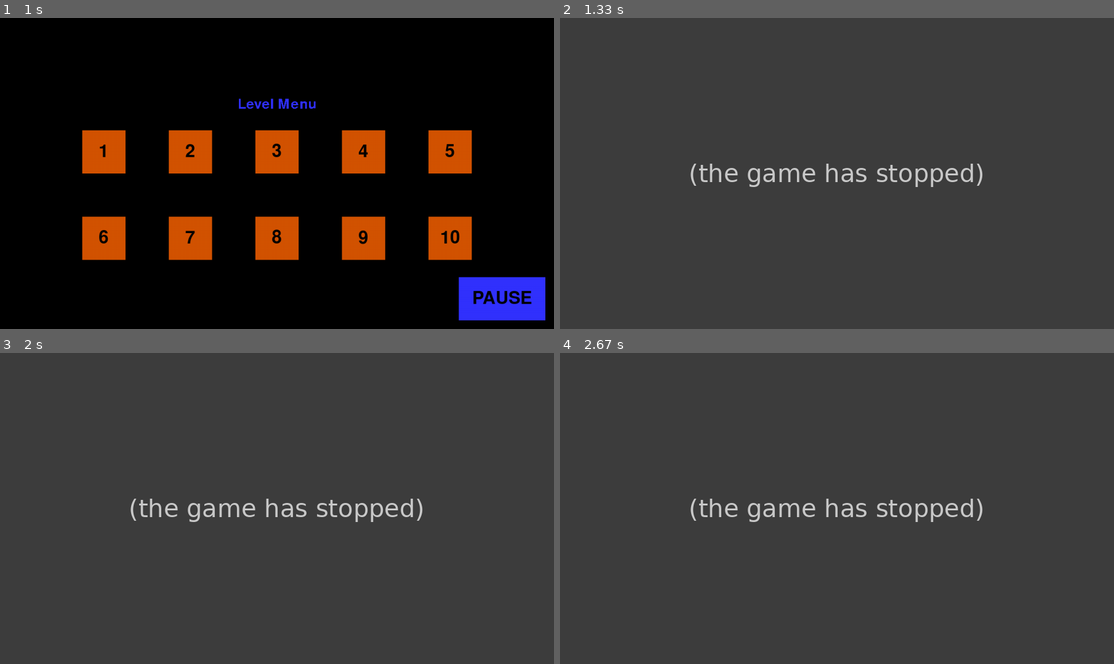
Above: before the commit, frames 1-4 (two rows, left to right).
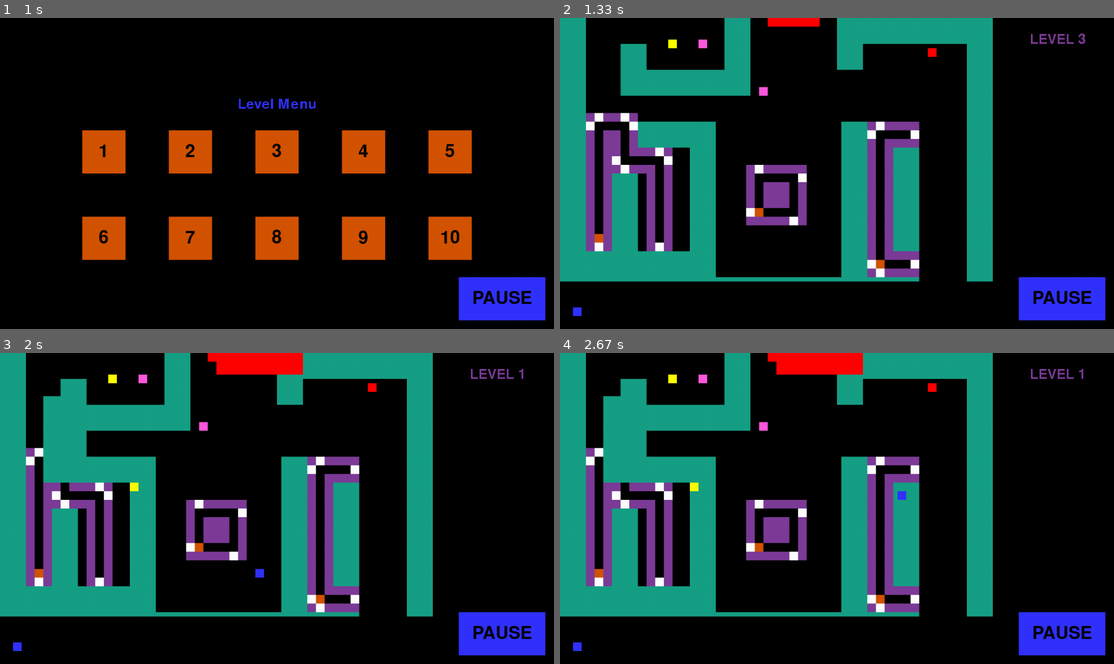
Above: after the commit, the same moments.

Repository: KUP9752/Kagan-Project
Game: pygame game, started from Project.py
Two runs of this game, one before a commit and one after it. Both use one fixed random seed, a clock stepped at 60 frames per second and the inputs below.
Inputs (mouse positions are in pixels of both pictures, inside the frame that each line leads up to):
- Up to frame 1 (1 s): click "PAUSE" at 0.38 s; click "LEVELS" at 0.88 s
- Up to frame 2 (1.33 s): click "3" at 1.22 s
- Up to frame 3 (2 s): click (105, 486) at 1.55 s; hold D from 1.83 s (still down)
- Up to frame 4 (2.67 s): release D at 2.3 s; hold W 2.33-2.63 s

Frame 1 is identical in both runs. In frame 2, 100% of the frame differs, in the area x 0-100%, y 0-100%; in frame 3, 100%; in frame 4, 100%.
Error before the commit: ValueError: size needs to be (number width, number height) (Project.py line 163); the game stopped at 1.22 s (later frames are placeholders)

Commit message:
key collection logic is completed, level 3 works properlu
There is still no logic for any sprite collision for every sprite

Diff:
--- a/Project.py
+++ b/Project.py
@@ -46,6 +46,7 @@
 class Player(pygame.sprite.Sprite):
     def __init__(self,colour,x,y):
         super().__init__()
+        self.keycollected =False
         self.speed =10
         self.direction_x =0
         self.direction_y =0
@@ -61,6 +62,9 @@
 
     def set_direction_y(self,value):
         self.direction_y = value
+
+    def get_key_state(self):
+        return self.keycollected
 
     def update(self):
         #------Level border collision logic
@@ -84,6 +88,7 @@
         for elem in key_hit_group:
             for item in exit_group:
                 item.state_change(1)
+                self.key_collected = True
         # -> additional logic of collection indicator in the info menu can be added
 
 
@@ -136,20 +141,25 @@
         self.facing = facing
         self.direction_y = 0
         self.direction_x = 0
+        self.colour = PURPLE    #purple is the original colour the blocks with rotation have white colour
         if self.facing ==91:        #UP
             self.direction_y =-1
+            self.colour = WHITE
         elif self.facing ==92:      #DOWN
             self.direction_y = 1
+            self.colour = WHITE
         elif self.facing == 93:     #RIGHT
             self.direction_x = 1
+            self.colour = WHITE
         elif self.facing == 94:     #LEFT
             self.direction_x = -1
-
-        self.colour = PURPLE
+            self.colour = WHITE
+
         self.width = 20
         self.height = 20
-        pygame.image = pygame.Surface([self.width,self.height])
+        self.image = pygame.Surface([self.width,self.height])
         self.image.fill(self.colour)
+        self.rect = self.image.get_rect()
         self.rect.x = x
         self.rect.y = y
 
@@ -157,7 +167,7 @@
 class Obstacle(pygame.sprite.Sprite):
     def __init__(self, x, y, w, h):
         super().__init__()
-        self.colour = GREEN
+        self.colour = AQUA
         self.width = w
         self.height = h
         self.image = pygame.Surface([self.width,self.height])
@@ -181,7 +191,7 @@
 
 
 class Exit(pygame.sprite.Sprite):
-    def __inti__(self,x, y, w, h):
+    def __init__(self,x, y, w, h):
         super().__init__()
         self.colour = RED
         self.width = w
@@ -191,10 +201,17 @@
         self.rect = self.image.get_rect()
         self.rect.x = x
         self.rect.y = y
-        self.state = 0      #exit closed by default
+        self.state = 0    #exit closed by default
+
+    def get_state(self):
+        return self.state
+
+    def change_colour(self,colour):
+        self.colour = colour
+        self.image.fill(self.colour)
 
     def state_change(self,state):
-        self.state = state
+        self.state = 1
         #state = 0 -> exit is closed
         #state = 1 -> exit is open
 
@@ -291,7 +308,7 @@
 
             if layout[y][x] == 1:
                 #places obstacle (followed +2 with width and height)
-                create_obstacle(x*10,y*10,layout[y][x+1],layout[x+2])
+                create_obstacle(x*10,y*10,int(layout[y][x+1]),int(layout[y][x+2]))
 
             elif layout[y][x] == 2:
                 #player spawn
@@ -299,7 +316,7 @@
 
             elif layout[y][x] == 3:
                 #places exit (+2 for w and h)
-                create_exit(x*10,y*10,layout[y][x+1],layout[y][x+2])
+                create_exit(x*10,y*10,int(layout[y][x+1]),int(layout[y][x+2]))
 
             elif layout[y][x] == 4:
                 #places key
@@ -310,24 +327,27 @@
 
             elif layout[y][x] == 6:           #--- *1 = up, *2 = down, *3= right, *4 = left ---#
                 #enemy type 1 (followed by +1 orientation)
-                create_enemy(x*10,y*10,1, layout[y][x+1])
+
+                create_enemy(x*10,y*10,1, int(layout[y][x+1]))
 
             elif layout[y][x] == 7:
                 #enemy type 2 (followed by +1 orientation)
-                create_enemy(x*10,y*10,2,layout[y][x+1])
+                create_enemy(x*10,y*10,2,int(layout[y][x+1]))
 
             elif layout[y][x] == 8:
                 #enemy type 3 (+1 orientation)
-                create_enemy(x*10,y*10,3,layout[y][x+1])
+                create_enemy(x*10,y*10,3,int(layout[y][x+1]))
 
             elif layout[y][x] == 9 :
                 #enemy obstacle (+1 rotation)
-                create_enemyobstacle(x*10,y*10,layout[y][x+1])
+                create_enemyobstacle(x*10,y*10,int(layout[y][x+1]))
 
 
 ###----------------------- Sprite Creation -----------------------------###
 def create_player(x,y):
     global player
+    global player_group
+    global all_sprites_group
     player_group.empty()    # -- there can only be 1 player at one time!
     player = Player(BLUE,x,y)
     player_group.add(player)
@@ -341,9 +361,9 @@
 
 def create_exit(x,y,w,h):
     global exit_
-    exit_ = Exit(x,y,w,h)
-    exit_group.add(exit_)
-    all_sprites_group.add(exit_)
+    exitblock = Exit(x,y,w,h)
+    exit_group.add(exitblock)
+    all_sprites_group.add(exitblock)
 
 def create_key(x,y):
     global key
@@ -366,7 +386,7 @@
 
 
 
-###------------------------------------Level Creation---------------------------------###
+###--------------------------------------------Text Creation----------------------------------###
 def leveltext_creator(num):
     global leveltext
     global leveltextRect
@@ -386,9 +406,24 @@
     leveltitleRect.center = (640,200)
     return screen.blit(leveltitle,leveltitleRect)
 
+def key_col_text():
+    global keytext
+    global keytextRect
+    keytext = font.render('Key Collected',False, YELLOW)
+    keytextRect = keytext.get_rect()
+    keytextRect.center = (1150,550)
+    return screen.blit(keytext, keytextRect)
+
+
+
+
+###------------------------------------Level Creation---------------------------------###
 def level_1(num):
     leveltext_creator(num)
     create_player(500,500)
+    create_obstacle(100, 100, 100, 200)
+    create_key(300,300)
+    create_exit(500,0,200,50)
 
 
 def level_2(num):
@@ -658,8 +693,13 @@
             for counter in range(0,10):
                 level_buttons[counter].draw(screen)
     elif level_running and not pause_menu:
+        #writes the level on the screen
         try:
             screen.blit(leveltext,leveltextRect)
+            for item in exit_group:
+                if item.get_state() == 1:
+                    key_col_text()
+                    item.change_colour(GREEN)
         except:
            NameError
         all_sprites_group.draw(screen)
@@ -679,6 +719,7 @@
 
 
 
+
     # -- flip display to reveal new position of objects
     pygame.display.flip()
 
--- a/levels/level3.json
+++ b/levels/level3.json
@@ -39,17 +39,17 @@
 [0,0,0,0,0,0,9,0,0,0,9,0,0,0,0,0,0,0,0,0,9,0,0,0,9,0,0,0,0,0,0,0,0,0,0,0,0,0,0,0,0,0,0,9,0,0,0,9,0,9,0,9,0,0,0,9,0,0,0,0,0,0,0,0,0,0,0,0,0,0,0,9,0,0,0,9,0,0,0,0,0,0,0,0,0,0,0,0,0,0,0,0,0,0,0,0,0,0,0,0],
 [0,0,0,0,0,0,0,0,0,0,0,0,0,0,0,0,0,0,0,0,0,0,0,0,0,0,0,0,0,0,0,0,0,0,0,0,0,0,0,0,0,0,0,0,0,0,0,0,0,0,0,0,0,0,0,0,0,0,0,0,0,0,0,0,0,0,0,0,0,0,0,0,0,0,0,0,0,0,0,0,0,0,0,0,0,0,0,0,0,0,0,0,0,0,0,0,0,0,0,0],
 [0,0,0,0,0,0,9,0,0,0,9,0,0,0,0,0,0,0,0,0,9,0,0,0,9,0,0,0,0,0,0,0,0,0,0,0,0,0,0,0,0,0,0,9,0,0,0,9,0,9,0,9,0,0,0,9,0,0,0, …(286 unchanged characters)…
-[0,0,0,0,0,0,9,0,0,0,9,0,1,60,120,0,0,0,0,0,9,0,0,0,9,0,0,0,0,0,0,0,0,0,0,0,0,0,0,0,0,0,0,9,0,0,0,9,0,9,0,9,0,0,0,9,0,1,60,120,0,0,0,0,0,0,0,0,0,0,0,9,0,0,0,9,0,0,0,0,0,0,0,0,0,0,0,0,0,0,0,0,0,0,0,0,0,0,0,0],
+[0,0,0,0,0,0,9,0,0,0,9,0,1,60,120,0,0,0,0,0,9,0,0,0,9,0,0,0,0,0,0,0,0,0,0,0,0,0,0,0,0,0,0,9,0,0,0,9,0,9,0,9,0,0,0,9,0,0,0,0,0,0,0,0,0,0,0,0,0,0,0,9,0,0,0,9,0,1,60,120,0,0,0,0,0,0,0,0,0,0,0,0,0,0,0,0,0,0,0,0],
 [0,0,0,0,0,0,0,0,0,0,0,0,0,0,0,0,0,0,0,0,0,0,0,0,0,0,0,0,0,0,0,0,0,0,0,0,0,0,0,0,0,0,0,0,0,0,0,0,0,0,0,0,0,0,0,0,0,0,0,0,0,0,0,0,0,0,0,0,0,0,0,0,0,0,0,0,0,0,0,0,0,0,0,0,0,0,0,0,0,0,0,0,0,0,0,0,0,0,0,0],
-[0,0,0,0,0,0,9,0,0,0,9,0,0,0,0,0,0,0,0,0,0,0,0,0,0,0,0,0,0,0,0,0,0,0,0,0,0,0,0,0,0,0,0,9,91,8,61,0,0,0,0,0,0,0,0,9,0,0,0,0,0,0,0,0,0,0,0,0,0,0,0,9,0,0,0,9,0,0,0,0,0,0,0,0,0,0,0,0,0,0,0,0,0,0,0,0,0,0,0,0],
+[0,0,0,0,0,0,9,0,0,0,9,0,0,0,0,0,0,0,0,0,9,0,0,0,9,0,0,0,0,0,0,0,0,0,0,0,0,0,0,0,0,0,0,9,91,8,61,0,0,0,0,0,0,0,0,9,0,0,0,0,0,0,0,0,0,0,0,0,0,0,0,9,0,0,0,9,0,0,0,0,0,0,0,0,0,0,0,0,0,0,0,0,0,0,0,0,0,0,0,0],
 [0,0,0,0,0,0,0,0,0,0,0,0,0,0,0,0,0,0,0,0,0,0,0,0,0,0,0,0,0,0,0,0,0,0,0,0,0,0,0,0,0,0,0,0,0,0,0,0,0,0,0,0,0,0,0,0,0,0,0,0,0,0,0,0,0,0,0,0,0,0,0,0,0,0,0,0,0,0,0,0,0,0,0,0,0,0,0,0,0,0,0,0,0,0,0,0,0,0,0,0],
-[0,0,0,0,0,0,9,0,0,0,9,0,0,0,0,0,0,0,0,0,0,0,0,0,0,0,0,0,0,0,0,0,0,0,0,0,0,0,0,0,0,0,0,9,0,9,0,9,0,9,0,9,0,9,94,9,0,0,0,0,0,0,0,0,0,0,0,0,0,0,0,9,0,0,0,9,0,0,0,0,0,0,0,0,0,0,0,0,0,0,0,0,0,0,0,0,0,0,0,0],
+[0,0,0,0,0,0,9,0,0,0,9,0,0,0,0,0,0,0,0,0,9,0,0,0,9,0,0,0,0,0,0,0,0,0,0,0,0,0,0,0,0,0,0,9,0,9,0,9,0,9,0,9,0,9,94,9,0,0,0,0,0,0,0,0,0,0,0,0,0,0,0,9,0,0,0,9,0,0,0,0,0,0,0,0,0,0,0,0,0,0,0,0,0,0,0,0,0,0,0,0],
 [0,0,0,0,0,0,0,0,0,0,0,0,0,0,0,0,0,0,0,0,0,0,0,0,0,0,0,0,0,0,0,0,0,0,0,0,0,0,0,0,0,0,0,0,0,0,0,0,0,0,0,0,0,0,0,0,0,0,0,0,0,0,0,0,0,0,0,0,0,0,0,0,0,0,0,0,0,0,0,0,0,0,0,0,0,0,0,0,0,0,0,0,0,0,0,0,0,0,0,0],
 [1,60,120,0,0,0,9,0,0,0,9,0,0,0,0,0,0,0,0,0,9,0,0,0,9,0,0,0,0,0,1,60,120,0,0,0,0,0,0,0,0,0,0,0,0,0,0,0,0,0,0,0,0,0,0,0,0,0,0,0,0,0,0,0,0,1,60,120,0,0,0,9,0,0,0,9,0,0,0,0,0,0,0,0,0,0,0,0,0,0,0,0,0,0,1,60,120,0,0,0],
 [0,0,0,0,0,0,0,0,0,0,0,0,0,0,0,0,0,0,0,0,0,0,0,0,0,0,0,0,0,0,0,0,0,0,0,0,0,0,0,0,0,0,0,0,0,0,0,0,0,0,0,0,0,0,0,0,0,0,0,0,0,0,0,0,0,0,0,0,0,0,0,0,0,0,0,0,0,0,0,0,0,0,0,0,0,0,0,0,0,0,0,0,0,0,0,0,0,0,0,0],
-[0,0,0,0,0,0,9,0,8,61,9,0,0,0,0,0,0,0,0,0,9,0,0,0,9,0,0,0,0,0,9,0,0,0,0,0,0,0,0,0,0,0,0,0,0,0,0,0,0,0,0,0,0,0,0,0,0,0,0,0,0,0,0,0,0,0,0,0,0,0,0,9,0,0,0,9,0,0,0,0,0,0,0,0,0,0,0,0,0,0,0,0,0,0,0,0,0,0,0,0],
+[0,0,0,0,0,0,9,0,8,61,9,0,0,0,0,0,0,0,0,0,9,0,0,0,9,0,0,0,0,0,0,0,0,0,0,0,0,0,0,0,0,0,0,0,0,0,0,0,0,0,0,0,0,0,0,0,0,0,0,0,0,0,0,0,0,0,0,0,0,0,0,9,0,0,0,9,0,0,0,0,0,0,0,0,0,0,0,0,0,0,0,0,0,0,0,0,0,0,0,0],
 [0,0,0,0,0,0,0,0,0,0,0,0,0,0,0,0,0,0,0,0,0,0,0,0,0,0,0,0,0,0,0,0,0,0,0,0,0,0,0,0,0,0,0,0,0,0,0,0,0,0,0,0,0,0,0,0,0,0,0,0,0,0,0,0,0,0,0,0,0,0,0,0,0,0,0,0,0,0,0,0,0,0,0,0,0,0,0,0,0,0,0,0,0,0,0,0,0,0,0,0],
-[0,0,0,0,0,0,9,0,9,91,9,0,0,0,0,0,0,0,0,0,9,0,9,91,9,0,0,0,0,0,9,0,0,0,0,0,0,0,0,0,0,0,0,0,0,0,0,0,0,0,0,0,0,0,0,0,0,0,0,0,0,0,0,0,0,0,0,0,0,0,0,9,0,0,0,9,0,0,0,0,0,0,0,0,0,0,0,0,0,0,0,0,0,0,0,0,0,0,0,0],
+[0,0,0,0,0,0,9,0,9,91,9,0,0,0,0,0,0,0,0,0,9,0,9,91,9,0,0,0,0,0,0,0,0,0,0,0,0,0,0,0,0,0,0,0,0,0,0,0,0,0,0,0,0,0,0,0,0,0,0,0,0,0,0,0,0,0,0,0,0,0,0,9,0,0,0,9,0,0,0,0,0,0,0,0,0,0,0,0,0,0,0,0,0,0,0,0,0,0,0,0],
 [0,0,0,0,0,0,0,0,0,0,0,0,0,0,0,0,0,0,0,0,0,0,0,0,0,0,0,0,0,0,0,0,0,0,0,0,0,0,0,0,0,0,0,0,0,0,0,0,0,0,0,0,0,0,0,0,0,0,0,0,0,0,0,0,0,0,0,0,0,0,0,0,0,0,0,0,0,0,0,0,0,0,0,0,0,0,0,0,0,0,0,0,0,0,0,0,0,0,0,0],
 [0,0,0,0,0,0,1,120,60,0,0,0,0,0,0,0,0,0,1,120,60,0,0,0,0,0,0,0,0,0,0,0,0,0,0,0,0,0,0,0,0,0,0,0,0,0,0,0,0,0,0,0,0,0,0,0,0,0,0,0,0,0,0,0,0,0,0,0,0,0,0,9,0,0,0,9,0,9,0,9,0,9,0,0,0,0,0,0,0,0,0,0,0,0,0,0,0,0,0,0],
 [0,0,0,0,0,0,0,0,0,0,0,0,0,0,0,0,0,0,0,0,0,0,0,0,0,0,0,0,0,0,0,0,0,0,0,0,0,0,0,0,0,0,0,0,0,0,0,0,0,0,0,0,0,0,0,0,0,0,0,0,0,0,0,0,0,0,0,0,0,0,0,0,0,0,0,0,0,0,0,0,0,0,0,0,0,0,0,0,0,0,0,0,0,0,0,0,0,0,0,0],
@@ -57,7 +57,7 @@
 [0,0,0,0,0,0,0,0,0,0,0,0,0,0,0,0,0,0,0,0,0,0,0,0,0,0,0,0,0,0,0,0,0,0,0,0,0,0,0,0,0,0,0,0,0,0,0,0,0,0,0,0,0,0,0,0,0,0,0,0,0,0,0,0,0,0,0,0,0,0,0,0,0,0,0,0,0,0,0,0,0,0,0,0,0,0,0,0,0,0,0,0,0,0,0,0,0,0,0,0],
 [0,0,0,0,0,0,0,0,0,0,0,0,0,0,0,0,0,0,0,0,0,0,0,0,0,0,0,0,0,0,0,0,0,0,0,0,0,0,0,0,0,0,0,0,0,0,0,0,0,0,0,0,0,0,0,0,0,0,0,0,0,0,0,0,0,0,0,0,0,0,0,9,0,9,93,9,0,9,0,9,0,9,0,0,0,0,0,0,0,0,0,0,0,0,0,0,0,0,0,0],
 [0,0,0,0,0,0,0,0,0,0,0,0,0,0,0,0,0,0,0,0,0,0,0,0,0,0,0,0,0,0,0,0,0,0,0,0,0,0,0,0,0,0,0,0,0,0,0,0,0,0,0,0,0,0,0,0,0,0,0,0,0,0,0,0,0,0,0,0,0,0,0,0,0,0,0,0,0,0,0,0,0,0,0,0,0,0,0,0,0,0,0,0,0,0,0,0,0,0,0,0],
-[1,830,10,0,0,0,0,0,0,0,0,0,0,0,0,0,0,0,0,0,0,0,0,0,0,0,0,0,0,0,0,0,0,0,0,0,0,0,0,0,0,0,0,0,0,0,0,0,0,0,0,0,0,0,0,0,0,0,0,0,0,0,0,0,0,0,0,0,0,0,0,9,0,9,93,9,0,9,0,9,0,9,0,0,0,0,0,0,0,0,0,0,0,0,1,60,10,0,0,0],
+[1,830,10,0,0,0,0,0,0,0,0,0,0,0,0,0,0,0,0,0,0,0,0,0,0,0,0,0,0,0,0,0,0,0,0,0,0,0,0,0,0,0,0,0,0,0,0,0,0,0,0,0,0,0,0,0,0,0,0,0,0,0,0,0,0,0,0,0,0,0,0,0,0,0,0,0,0,0,0,0,0,0,0,0,0,0,0,0,0,0,0,0,0,0,1,60,10,0,0,0],
 [0,0,0,0,0,0,0,0,0,0,0,0,0,0,0,0,0,0,0,0,0,0,0,0,0,0,0,0,0,0,0,0,0,0,0,0,0,0,0,0,0,0,0,0,0,0,0,0,0,0,0,0,0,0,0,0,0,0,0,0,0,0,0,0,0,0,0,0,0,0,0,0,0,0,0,0,0,0,0,0,0,0,0,0,0,0,0,0,0,0,0,0,0,0,0,0,0,0,0,0],
 [0,0,0,0,0,0,0,0,0,0,0,0,0,0,0,0,0,0,0,0,0,0,0,0,0,0,0,0,0,0,0,0,0,0,0,0,0,0,0,0,0,0,0,0,0,0,0,0,0,0,0,0,0,0,0,0,0,0,0,0,0,0,0,0,0,0,0,0,0,0,0,0,0,0,0,0,0,0,0,0,0,0,0,0,0,0,0,0,0,0,0,0,0,0,0,0,0,0,0,0],
 [0,0,0,0,0,0,0,0,0,0,0,0,0,0,0,0,0,0,0,0,0,0,0,0,0,0,0,0,0,0,0,0,0,0,0,0,0,0,0,0,0,0,0,0,0,0,0,0,0,0,0,0,0,0,0,0,0,0,0,0,0,0,0,0,0,0,0,0,0,0,0,0,0,0,0,0,0,0,0,0,0,0,0,0,0,0,0,0,0,0,0,0,0,0,0,0,0,0,0,0],
